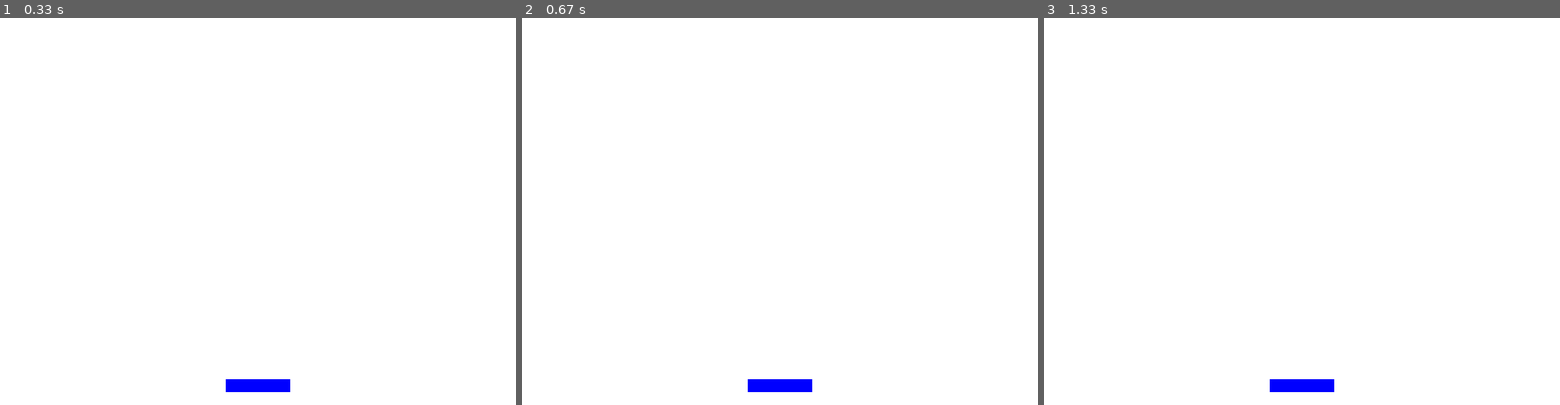
Above: before the commit, frames 1-3 (left to right).
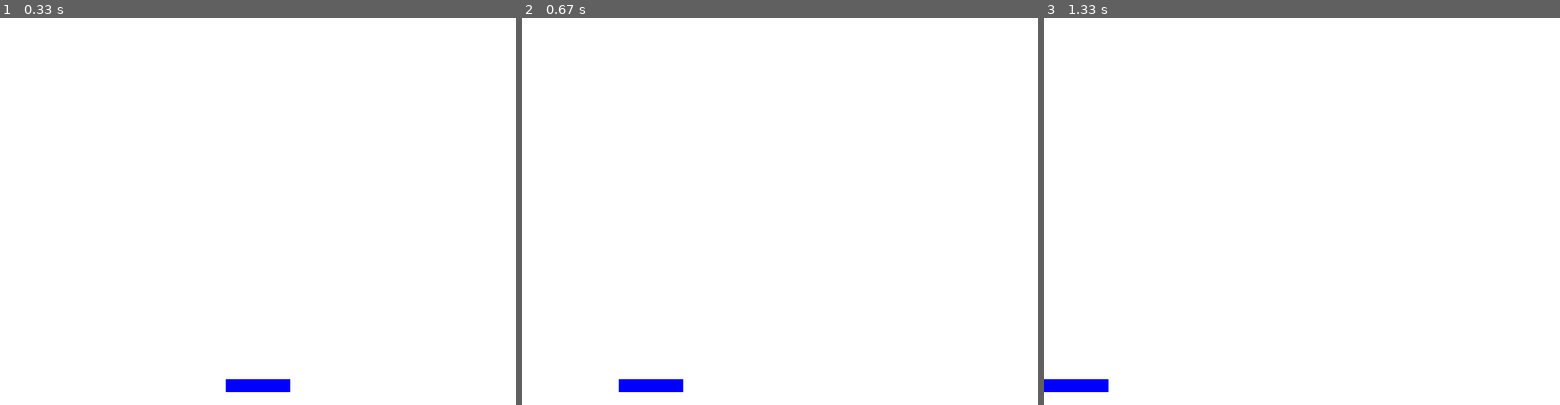
Above: after the commit, the same moments.

Repository: viswa199/2025-26_Curriculum
Game: pygame game, started from Bricks_Game/breakdown/7.2_paddle_event_handling.py
Two runs of this game, one before a commit and one after it. Both use one fixed random seed, a clock stepped at 60 frames per second and the inputs below.
Inputs:
- Up to frame 1 (0.33 s): no input
- Up to frame 2 (0.67 s): hold Left from 0.33 s (still down)
- Up to frame 3 (1.33 s): release Left at 0.87 s; hold Left 0.9-1.3 s

Frame 1 is identical in both runs. In frame 2, 0.8% of the frame differs, in the area x 18-57%, y 93-97%; in frame 3, 0.8%.

Commit message:
Update 7.2_paddle_event_handling.py

Diff:
--- a/Bricks_Game/breakdown/7.2_paddle_event_handling.py
+++ b/Bricks_Game/breakdown/7.2_paddle_event_handling.py
@@ -1,58 +1,75 @@
-#Task1: Using event handling, move the paddle horizontally using left and right arrow keys.
-#apply boundary restrictions, so that the paddle does not leave the window screen.
+# clock.tick(60) controls the speed of the game loop by setting the frame rate to 60 frames per second
 
-#Task2: Add clock functionality to the program. keep 60 frames per second.
+# From line 48 to 52 code checks if the left arrow key is pressed
+# and moves the paddle left by decreasing its x-position.
+# From line 58 to 61 code makes sure the paddle stays inside the screen
+# — it stops at the left and right edges so it doesn’t go outside.
 
-#You can find the where to do the Task1 by going through the program.
+# Task 1: Add code to move the paddle right when RIGHT arrow key is pressed
 
 import pygame
 
 # Initialize pygame
 pygame.init()
 
-# # Define constants
+# Define constants
 WIDTH, HEIGHT = 800, 600
 BLUE = (0, 0, 255)
 BLACK = (0, 0, 0)
 RED = (255, 0, 0)
 WHITE = (255, 255, 255)
 
-# # Font setup
+# Font setup
 font = pygame.font.Font(None, 36)
 
-# # Create game window
+# Create game window
 window = pygame.display.set_mode((WIDTH, HEIGHT))
 pygame.display.set_caption('Brick Game')
-
 
 # Paddle properties
 paddle_width = 100
 paddle_height = 20
-paddle_x = (WIDTH - paddle_width) // 2
-paddle_y = HEIGHT - paddle_height - 20
-paddle_speed = 10
+paddle_x = (WIDTH - paddle_width) // 2  # Center the paddle horizontally
+paddle_y = HEIGHT - paddle_height - 20  # Place paddle near the bottom
+paddle_speed = 10  # Speed at which paddle moves
 
+# Add clock for controlling FPS
+clock = pygame.time.Clock()
 
-# # Main game loop
+# Main game loop
 running = True
 while running:
-    # Process events
+    # clock.tick(60) controls the speed of the game loop by setting the frame rate to 60 frames per second
+    clock.tick(60)
+
+    # Check for events like closing the game window
     for event in pygame.event.get():
         if event.type == pygame.QUIT:
             running = False
 
-    #Add Event Handling for paddle
-    #Task1
+    # Handle key presses
+    keys = pygame.key.get_pressed()
 
-    # # Fill screen with white
+    if keys[pygame.K_LEFT]:          # If LEFT arrow is pressed
+        paddle_x -= paddle_speed     # Move paddle to the left
+
+    # Task 1: Add code to move the paddle right when RIGHT arrow key is pressed
+
+
+    # Restrict paddle within screen boundaries
+    if paddle_x < 0:
+        paddle_x = 0  # Stop at the left edge
+    if paddle_x > WIDTH - paddle_width:
+        paddle_x = WIDTH - paddle_width  # Stop at the right edge
+
+    # Fill screen with white
     window.fill(WHITE)
 
-    # Draw paddle
+    # Draw paddle (blue rectangle)
     pygame.draw.rect(window, BLUE, (paddle_x, paddle_y, paddle_width, paddle_height))
 
-    # Update display
+    # Update the display
     pygame.display.update()
 
-
-# # Quit pygame
+# Quit pygame
 pygame.quit()
